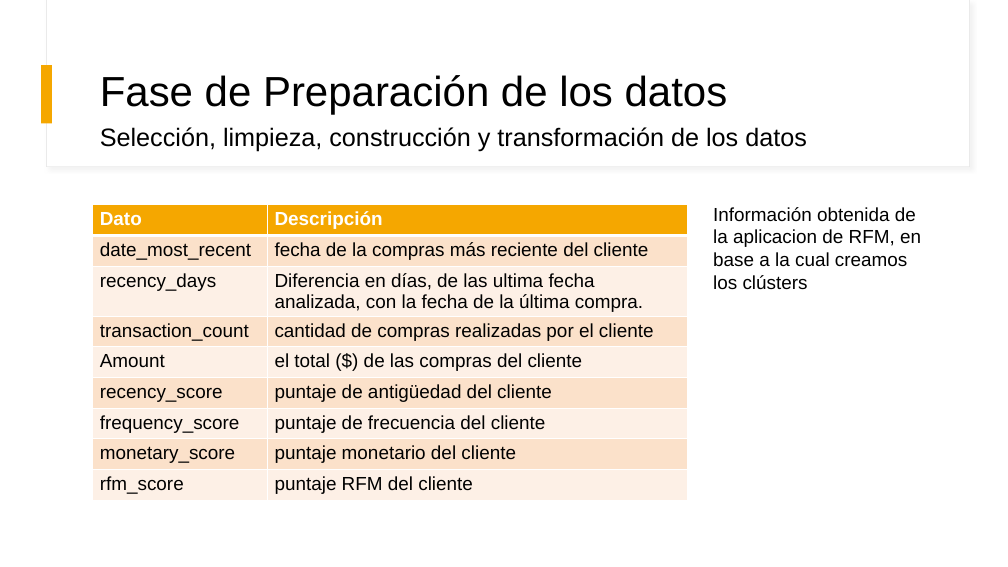
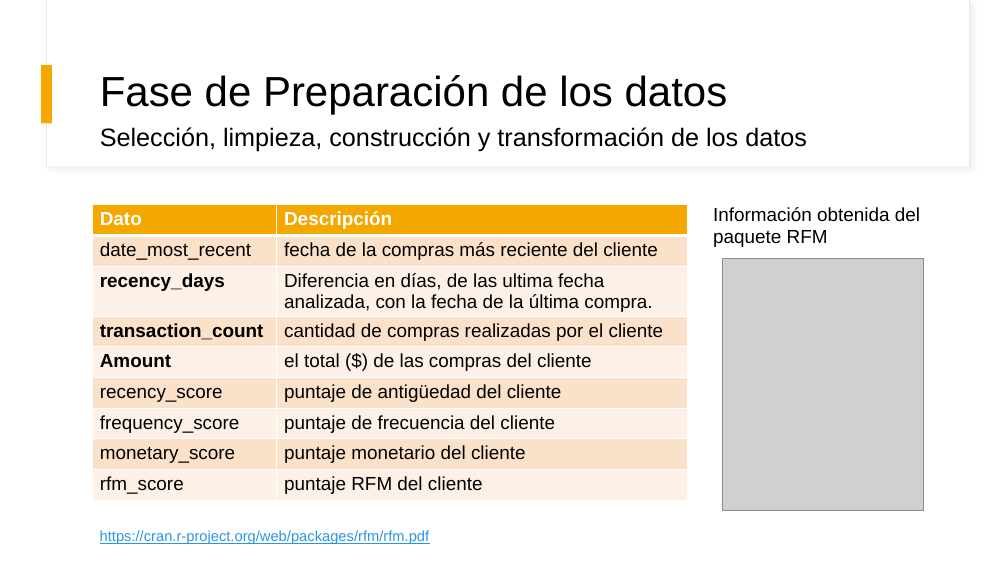
Before and after one commit to joaguilar/CienciasDeDatos, a slide deck: slide 9 of 05_Mineria_De_Datos/ProyectoFinal/Proyecto Mineria de Datos.pptx. Drawn at 1008x567 pixels with LibreOffice and Linux fonts; fonts in the diff are those of the drawing; grey boxes stand for pictures. Boxes give left, top, right and bottom in pixels: in the first picture for what was removed or moved away, otherwise in the second. Text is boxed around its words. In the diff, an @@ line names an element or a change of style, - is before the commit and + after.

```diff
--- a/05_Mineria_De_Datos/ProyectoFinal/Proyecto Mineria de Datos.pptx
+++ b/05_Mineria_De_Datos/ProyectoFinal/Proyecto Mineria de Datos.pptx
@@ table at <box>92,205,687,503</box> @@
@@ bold on in "recency_days", "transaction_count", "Amount" @@
@@ text at <box>713,207,920,247</box>: text changed @@
-Información obtenida de la aplicacion de RFM, en base a la cual creamos los clústers
+Información obtenida del paquete RFM
@@ picture added at <box>722,258,924,510</box> @@
@@ text added at <box>100,530,430,544</box>, 14 pt, text #2998E3, underline @@
+https://cran.r-project.org/web/packages/rfm/rfm.pdf
```
Also in this commit, not shown: 6 other slides changed, 1 slide added, 1 slide removed, 5 other files.
